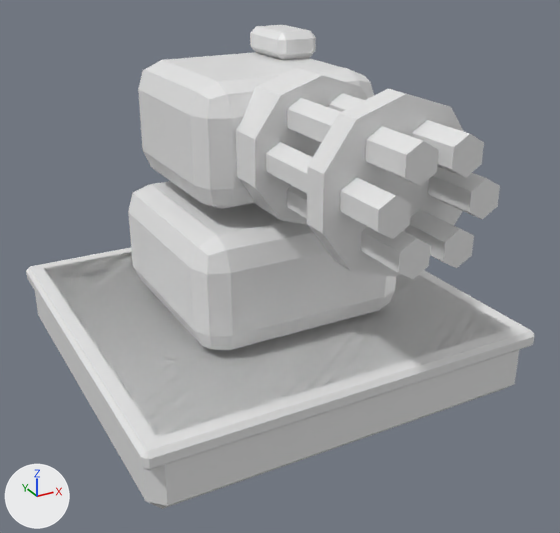
One commit to the FBX model Assets/Game/Art/Stylized/Towers/SM_Tower_Gatling_1x1_01.fbx: the scene before it, then after it.
Before and after are seen from a camera (50 mm lens) standing at (-0.777, -1.519, 0.985) and looking at (-0.011, -0.127, 0.289). Arrows for +X, +Y and +Z are at lower left; the lights stay in place. The first picture is the older version. Where no turn or scale is listed for an object, it has been applied to the vertices.

Objects in the first picture: 'SM_Tower_Gatling_1x1_01_Base', 'SM_Tower_Gatling_1x1_01_Head'.
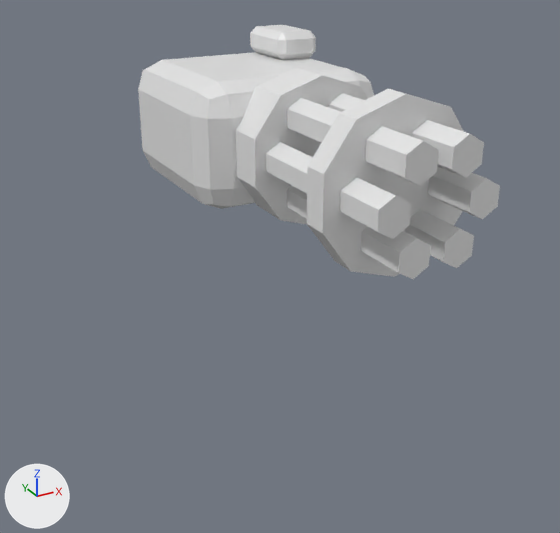
The newer file is also turned or shifted as a whole; pictures and numbers use the older file's frame.

Pixel boxes (x1, y1, x2, y2) of what changed, in the pictures (560 x 533 px):
'SM_Tower_Gatling_1x1_01_Base', no longer drawn
    before: (26, 181, 534, 509)

What changed in the scene script:
```text
Change ob_sm_tower_gatling_1x1_01_base:
    ob_sm_tower_gatling_1x1_01_base: bpy.data.objects.new('SM_Tower_Gatling_1x1_01_Base', me_sm_tower_gatling_1x1_01_base) -> bpy.data.objects.new('SM_Tower_Gatling_1x1_01_Base', None)
```
